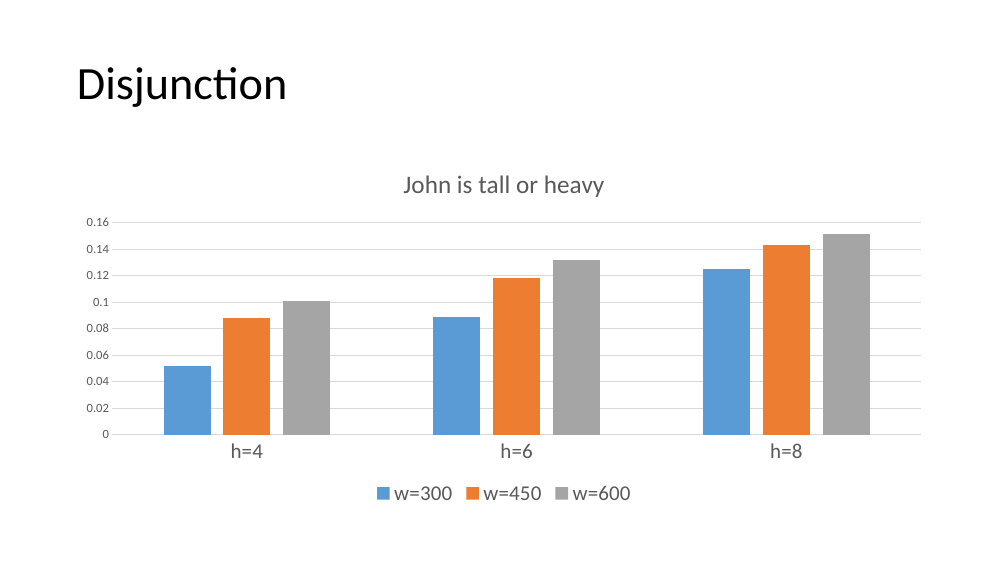
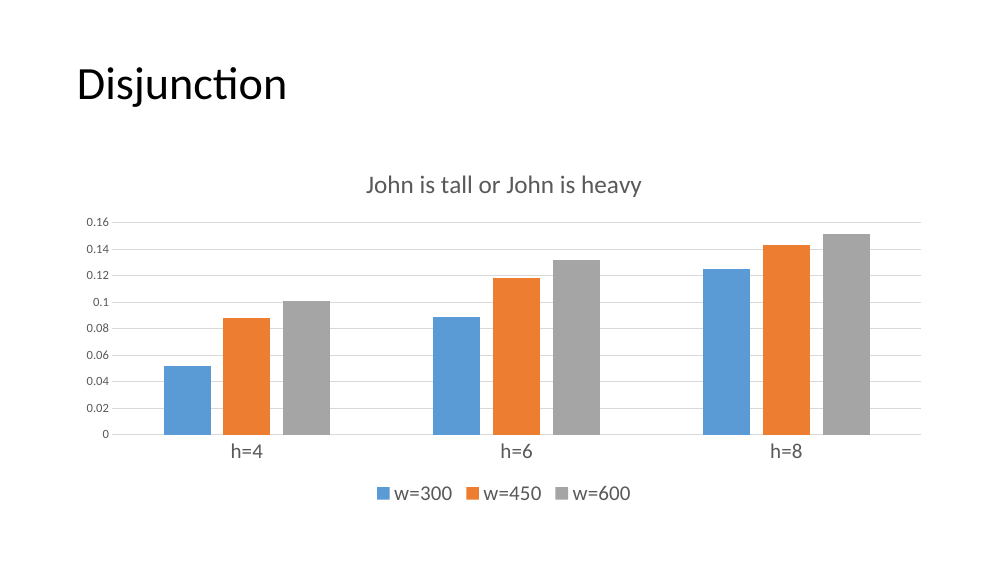
Before and after one commit to JsonFreeman/semppl, a slide deck: slide 27 of LabMeeting.pptx. Drawn at 1008x567 pixels with LibreOffice and Linux fonts; fonts in the diff are those of the drawing. Boxes give left, top, right and bottom in pixels: in the first picture for what was removed or moved away, otherwise in the second. Text is boxed around its words. In the diff, an @@ line names an element or a change of style, - is before the commit and + after.

Commit message:
Update presentation

```diff
--- a/LabMeeting.pptx
+++ b/LabMeeting.pptx
@@ column chart at <box>70,151,939,511</box> @@
@@ title "John is tall or heavy " to "John is tall or John is heavy " @@
@@ value axis changed @@
```
Also in this commit, not shown: 2 other slides changed.
